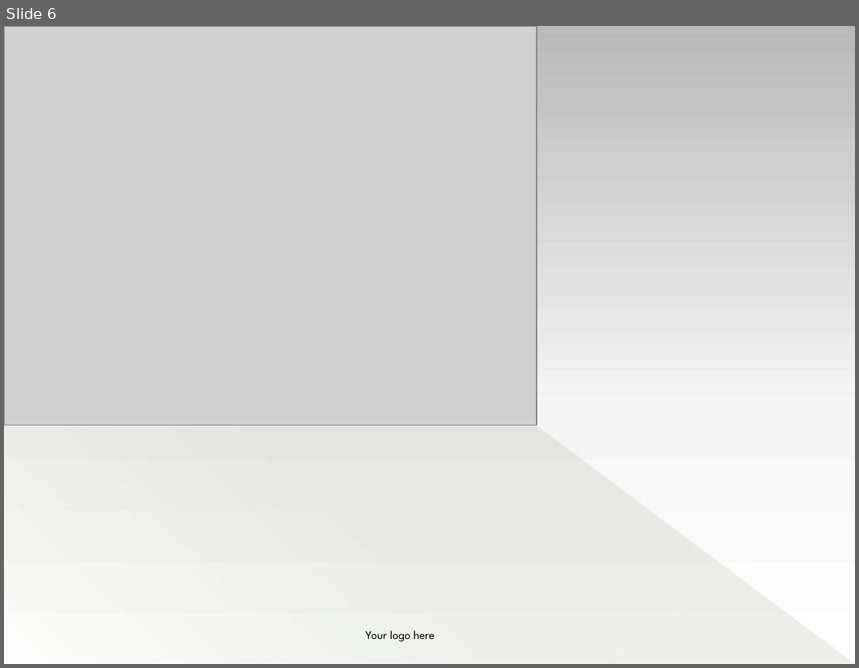
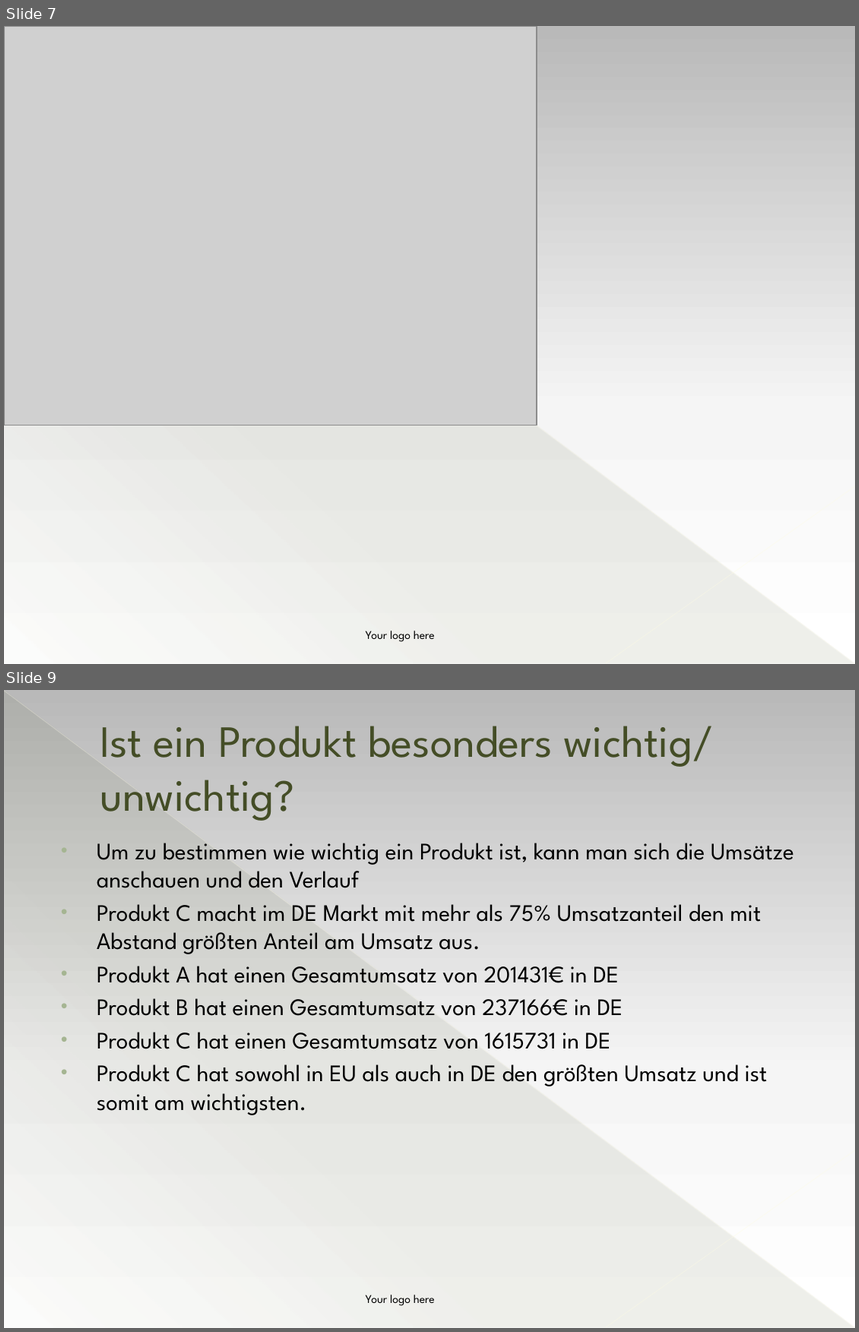
Before and after one commit to DataCraftAnca/Shop-Analyse, a slide deck: Shopauswertung.pptx. Shown one above the other, each under a label of ours: slide 6 before the commit, slides 7 and 9 after it; the slides between them are not shown. The pictures are 859x668 and 859x1332 pixels, drawn with LibreOffice and Linux fonts; fonts in the diff are those of the drawing; grey boxes stand for pictures. Boxes give left, top, right and bottom in pixels: in the first picture for what was removed or moved away, otherwise in the second. Text is boxed around its words. In the diff, an @@ line names an element or a change of style, - is before the commit and + after.

```diff
--- a/Shopauswertung.pptx
+++ b/Shopauswertung.pptx
@@ slide 9 added at [4, 690, 855, 1328], background gradient #B9B9B9 to #F6F6F6 to #FFFFFF; not listed: 3 template elements that a slide beside it also shows @@
@@ title added at [100, 726, 714, 821], 37.8 pt, text #444D26 @@
+Ist ein Produkt besonders wichtig/ unwichtig?
@@ text added at [97, 843, 794, 1116], 20 pt, text #000000 @@
+• Um zu bestimmen wie wichtig ein Produkt ist, kann man sich die Umsätze anschauen und den Verlauf
+• Produkt C macht im DE Markt mit mehr als 75% Umsatzanteil den mit Abstand größten Anteil am Umsatz aus.
+• Produkt A hat einen Gesamtumsatz von 201431€ in DE
+• Produkt B hat einen Gesamtumsatz von 237166€ in DE
+• Produkt C hat einen Gesamtumsatz von 1615731 in DE
+• Produkt C hat sowohl in EU als auch in DE den größten Umsatz und ist somit am wichtigsten.
@@ text added at [366, 1295, 435, 1306], 10 pt, text #000000 @@
+Your logo here
@@ what was slide 6 is now slide 7 @@
```
Also in this commit, not shown: 2 slides changed, 4 other slides added, 1 slide removed.
